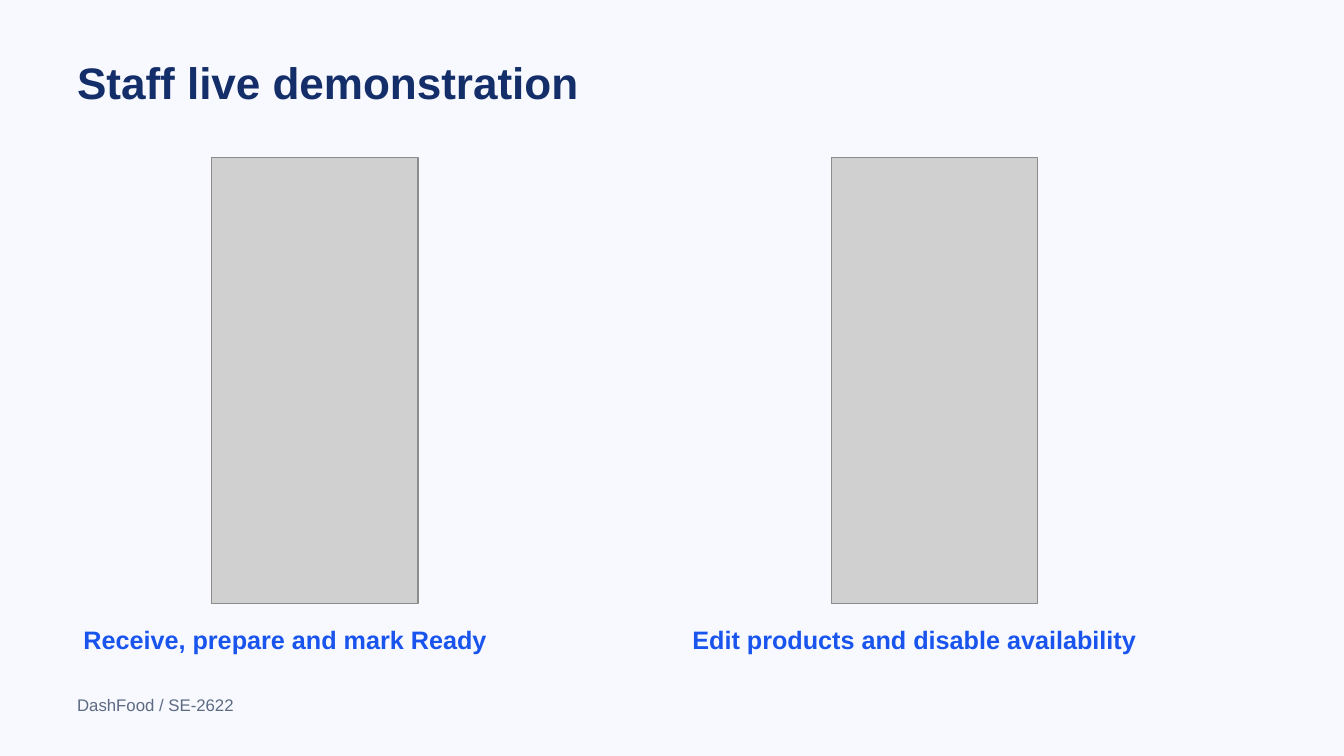
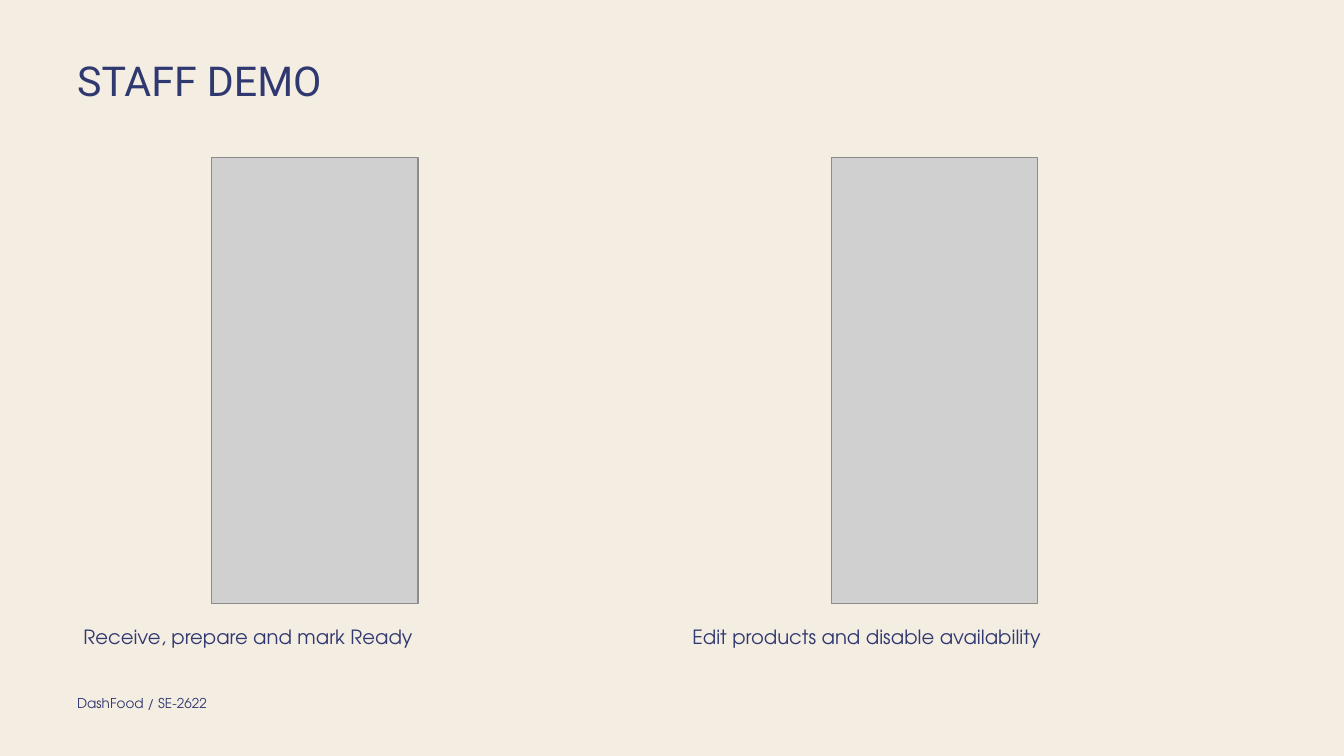
Before and after one commit to Arqode/CafeSystem, a slide deck: slide 5 of output/final/DashFood_Final_Presentation.pptx. Drawn at 1344x756 pixels with LibreOffice and Linux fonts; fonts in the diff are those of the drawing; grey boxes stand for pictures. Boxes give left, top, right and bottom in pixels: in the first picture for what was removed or moved away, otherwise in the second. Text is boxed around its words. In the diff, an @@ line names an element or a change of style, - is before the commit and + after.

```diff
--- a/output/final/DashFood_Final_Presentation.pptx
+++ b/output/final/DashFood_Final_Presentation.pptx
@@ background #F7F9FE to #F4EDE2 @@
@@ text at (77,66,322,97): text changed; size 31.5 to 29.4 pt; font Arial to Roboto; text colour #142E69 to #303870; bold off @@
-Staff live demonstration
+STAFF DEMO
@@ text "Receive, prepare and mark Ready" at (83,629,412,648): size 18 to 14 pt, font Arial to TeX Gyre Adventor, text colour #1854ED to #303870, bold off @@
@@ text "Edit products and disable availability" at (692,629,1041,648): size 18 to 14 pt, font Arial to TeX Gyre Adventor, text colour #1854ED to #303870, bold off @@
@@ text "DashFood / SE-2622" at (77,698,207,708): size 12 to 9.7 pt, font Arial to TeX Gyre Adventor, text colour #5D6A82 to #303870 @@
```
Also in this commit, not shown: 9 other slides changed, 54 other files.
